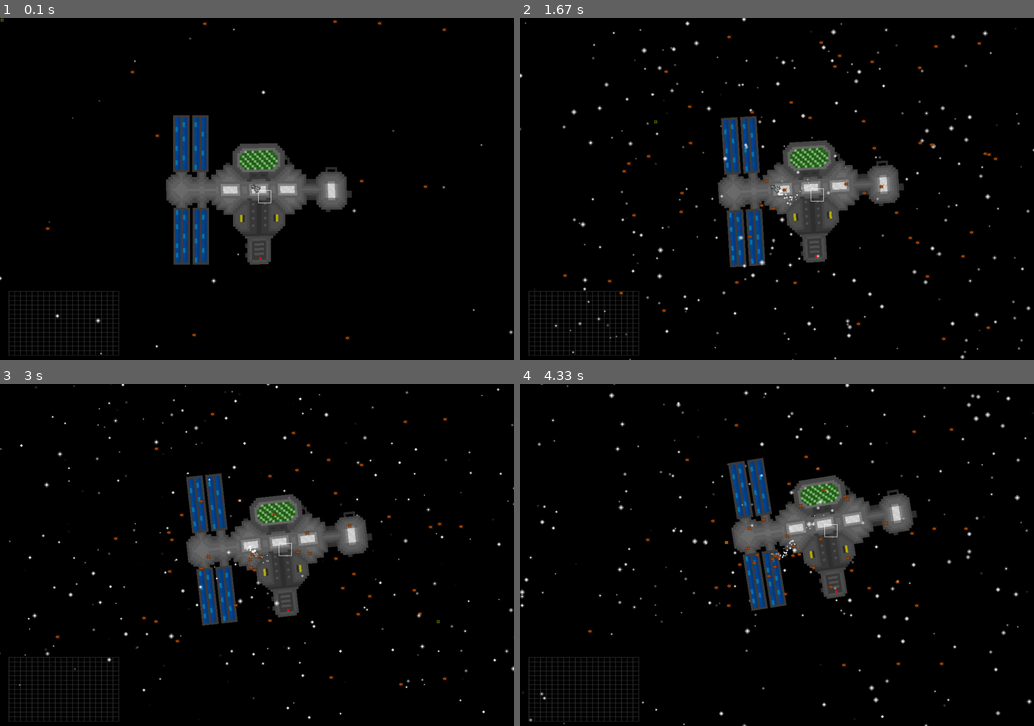
Above: before the commit, frames 1-4 (two rows, left to right).
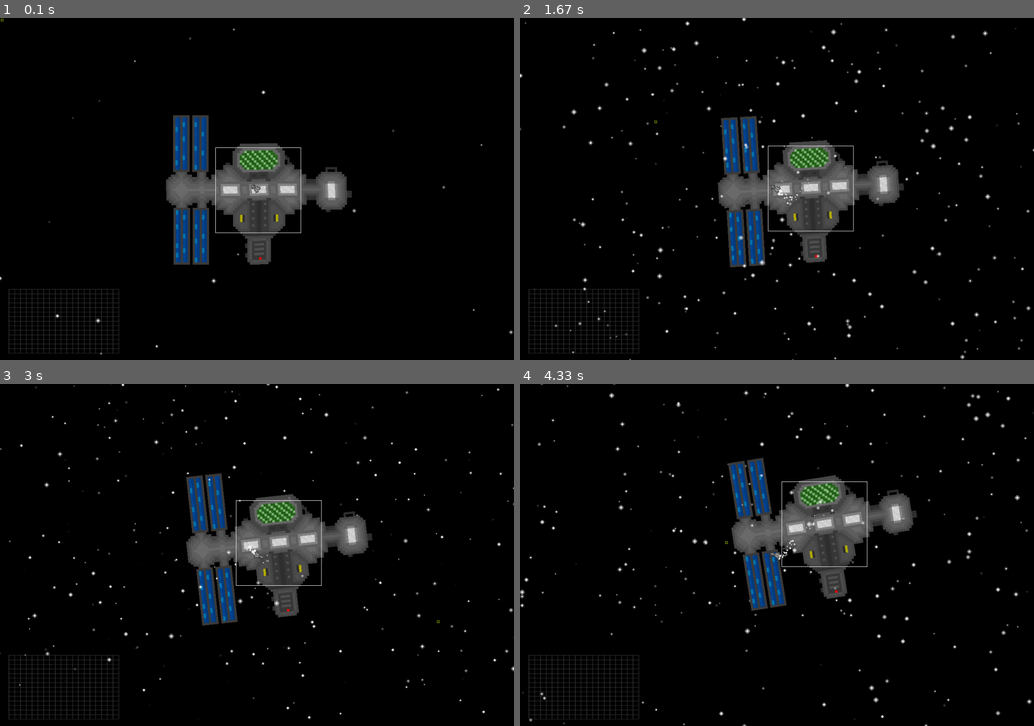
Above: after the commit, the same moments.

Repository: ztdnzunYT/Capstone-Project-2024
Game: pygame game, started from xzplore/xzplore.py
The game is run twice, just before and just after one commit, with the same random seed, the same clock (stepped at 60 frames per second) and the same inputs.
Inputs (mouse positions are in pixels of both pictures, inside the frame that each line leads up to):
- Up to frame 1 (0.1 s): no input
- Up to frame 2 (1.67 s): move the mouse to (756, 202) at 0.37 s; move the mouse to (617, 271) at 0.87 s; move the mouse to (653, 120) at 1.2 s
- Up to frame 3 (3 s): move the mouse to (452, 684) at 1.7 s; move the mouse to (61, 479) at 2.27 s; move the mouse to (436, 623) at 2.6 s
- Up to frame 4 (4.33 s): move the mouse to (633, 592) at 3.03 s; move the mouse to (622, 681) at 3.43 s; move the mouse to (725, 541) at 4.1 s

The runs differ from the first frame. In frame 1, 0.8% of the frame differs, in the area x 1-87%, y 0-99%; in frame 2, 1.1%, in the area x 1-93%, y 5-99%; in frame 3, 1.1%; in frame 4, 1.1%.

Commit message:
Add files via upload

Diff:
--- a/xzplore/xzplore.py
+++ b/xzplore/xzplore.py
@@ -14,6 +14,7 @@
 screen = pygame.display.set_mode((SCREEN_WIDTH,SCREEN_HEIGHT),vsync=False)
 pygame.mouse.set_visible(False)
 Clock = pygame.time.Clock()
+Game_State = "Space"
 
 class World_pos():
     world_startX = SCREEN_WIDTH/2
@@ -57,7 +58,7 @@
         self.x = x
         self.y = y
         self.size = size
-        self.surface = pygame.surface.Surface((self.size,self.size),pygame.SRCALPHA)
+        self.surface = pygame.Surface((self.size,self.size),pygame.SRCALPHA)
         self.surface.set_alpha(0)
         self.original_image = image
         self.image = pygame.transform.smoothscale(pygame.image.load(image).convert_alpha(),(self.size,self.size))
@@ -185,6 +186,7 @@
         self.x += dx
         self.y +=dy
 
+
     def spin(self):
         self.angle +=1
         angle = math.radians(self.angle)
@@ -193,7 +195,7 @@
 
     def draw(self):
         screen.blit(self.rot_surf,self.rect)
-        pygame.draw.rect(screen,(255,255,255),(self.x,self.y,30,30),1)
+        pygame.draw.rect(screen,(255,255,255),(self.x-100,self.y-100,200,200),1)
 
 class Rocket_smoke():
 
@@ -447,6 +449,21 @@
         self.x += World_pos.direction(spaceship,World_pos.dir_offset)[0]
         self.y += World_pos.direction(spaceship,World_pos.dir_offset)[1]
 
+class Transition_screen():
+    def __init__(self,x,y,color):
+        self.x = x
+        self.y = y
+        self.color = color
+        self.transparecy = 200
+        self.surface = pygame.Surface((SCREEN_WIDTH,SCREEN_HEIGHT),pygame.SRCALPHA)
+        self.rect = self.surface.get_rect(center=(0,0))
+
+
+    def update(self):
+        screen.blit(self.surface,(0,0))
+        pygame.draw.rect(self.surface,(*self.color,self.transparecy),(0,0,SCREEN_WIDTH,SCREEN_HEIGHT))
+
+
 planet = Planet((3000,-1000),os.path.join("assets","desert_planet.png"),1500,(0,223,135),720/2,20)
 crosshair = Crosshair(0,0,30,os.path.join("assets","crosshair.png"))
 spaceship = Spaceship(os.path.join("assets","spaceship.png"),SCREEN_WIDTH/2,SCREEN_HEIGHT/2,55)
@@ -457,6 +474,7 @@
 foreground_stars = []
 background_stars = []
 parasites = []
+transition_screen = Transition_screen(0,0,(0,0,0))
 
 grid = pygame.transform.smoothscale(pygame.image.load(os.path.join("assets","grid.png")).convert_alpha(),(270,160))
 grid.set_alpha(70)
@@ -468,83 +486,87 @@
     screen.fill(BLACK)
     mouse_pos = pygame.mouse.get_pos()
 
-    if len(background_stars) < 150:
-        background_stars.append(Star(random.randint(-25,SCREEN_WIDTH),random.randint(-25,SCREEN_HEIGHT),25,random.uniform(0,4),120,random.uniform(0.1,1),random.uniform(-.002,.002)))
-
-    for star in background_stars:
-        star.draw()
-        star.reposition(random.randint(100,200),random.randint(10,95))
-
-    #circle.draw()
-    planet.draw()
-    planet.update()
-
-    space_station.draw()
-    space_station.update(World_pos.dir_offset)
-    space_station.spin()
-
-    smoke_particles.append(Rocket_smoke(spaceship.rect.center[0],spaceship.rect.center[1]))
-
-    for particle in smoke_particles[:]:
-        particle.draw()
-        particle.update()
-        particle.direction(World_pos.dir_offset,mouse_pos)
-        if particle.size <= 0 or particle.lifetime <= 0:
-            smoke_particles.remove(particle)
-
-    Projectile.projectile_delay +=1
-
-    if Projectile.projectile_delay > 20:
-        if pygame.mouse.get_pressed()[2]:
-            for projectile_num in range(2):
-                projectiles.append(Projectile(spaceship.position,25,4.5,random.uniform(-.03,.03),(255,231,0),100))
-            Projectile.projectile_delay = 0
-
-    for projectile in projectiles[:]:
-        projectile.draw()
-        projectile.update()
-        if projectile.x > SCREEN_WIDTH +30 or projectile.x < -30:
-            projectiles.remove(projectile)
-        elif projectile.y > SCREEN_HEIGHT +30 or projectile.y < -30:
-            projectiles.remove(projectile)
-
-    spaceship.update()
-    spaceship.point_towards(mouse_pos)
-    spaceship.move(mouse_pos)
-
-    if len(parasites) < 50: #50
-        parasites.append(Parasite(random.randint(0,SCREEN_WIDTH),random.randint(0,SCREEN_HEIGHT),os.path.join("assets","parasite1.png"),15,random.uniform(1,10)))
-    for parasite in parasites:
-        parasite.update(World_pos.dir_offset)
-        for projectile in projectiles:
-            if pygame.Rect.colliderect(parasite.rect,projectile.rect):
-                for explosion_particle_num in range(random.randint(5,7)):
-                    explosion_praticles.append(Explosion_particles((parasite.x,parasite.y),random.uniform(1,3),70,[random.uniform(-0.5,0.5),random.uniform(-0.3,0.3)]))
-                try:
-                    projectiles.remove(projectile)
-                    parasites.remove(parasite)
-                except:
-                    pass
-
-    for explosion in explosion_praticles:
-        explosion.draw_explosion()
-        explosion.update()
-
-    if len(foreground_stars) < 150:
-        foreground_stars.append(Star(random.randint(-25,SCREEN_WIDTH),random.randint(-25,SCREEN_HEIGHT),25,random.uniform(0,4),120,random.uniform(5,15)/10,random.uniform(-.002,.002)))
-
-    for star in foreground_stars:
-        star.draw()
-        star.reposition(random.randint(100,200),random.randint(10,90))
-
-    if pygame.Rect.colliderect(spaceship.rect,space_station.rect):
-        #print("touching space station")
-        pass
-
-    screen.blit(grid,(15,SCREEN_HEIGHT-165))
-    crosshair.draw()
-    crosshair.update(pygame.mouse.get_pos())
-
+    if Game_State == "Space":
+
+
+        if len(background_stars) < 150:
+            background_stars.append(Star(random.randint(-25,SCREEN_WIDTH),random.randint(-25,SCREEN_HEIGHT),25,random.uniform(0,4),120,random.uniform(0.1,1),random.uniform(-.002,.002)))
+
+        for star in background_stars:
+            star.draw()
+            star.reposition(random.randint(100,200),random.randint(10,95))
+
+        #circle.draw()
+        planet.draw()
+        planet.update()
+
+        space_station.draw()
+        space_station.update(World_pos.dir_offset)
+        space_station.spin()
+
+        smoke_particles.append(Rocket_smoke(spaceship.rect.center[0],spaceship.rect.center[1]))
+
+        for particle in smoke_particles[:]:
+            particle.draw()
+            particle.update()
+            particle.direction(World_pos.dir_offset,mouse_pos)
+            if particle.size <= 0 or particle.lifetime <= 0:
+                smoke_particles.remove(particle)
+
+        Projectile.projectile_delay +=1
+
+        if Projectile.projectile_delay > 20:
+            if pygame.mouse.get_pressed()[2]:
+                for projectile_num in range(2):
+                    projectiles.append(Projectile(spaceship.position,25,4.5,random.uniform(-.03,.03),(255,231,0),100))
+                Projectile.projectile_delay = 0
+
+        for projectile in projectiles[:]:
+            projectile.draw()
+            projectile.update()
+            if projectile.x > SCREEN_WIDTH +30 or projectile.x < -30:
+                projectiles.remove(projectile)
+            elif projectile.y > SCREEN_HEIGHT +30 or projectile.y < -30:
+                projectiles.remove(projectile)
+
+        spaceship.update()
+        spaceship.point_towards(mouse_pos)
+        spaceship.move(mouse_pos)
+
+        if len(parasites) < 0: #50
+            parasites.append(Parasite(random.randint(0,SCREEN_WIDTH),random.randint(0,SCREEN_HEIGHT),os.path.join("assets","parasite1.png"),15,random.uniform(1,10)))
+        for parasite in parasites:
+            parasite.update(World_pos.dir_offset)
+            for projectile in projectiles:
+                if pygame.Rect.colliderect(parasite.rect,projectile.rect):
+                    for explosion_particle_num in range(random.randint(5,7)):
+                        explosion_praticles.append(Explosion_particles((parasite.x,parasite.y),random.uniform(1,3),70,[random.uniform(-0.5,0.5),random.uniform(-0.3,0.3)]))
+                    try:
+                        projectiles.remove(projectile)
+                        parasites.remove(parasite)
+                    except:
+                        pass
+
+        for explosion in explosion_praticles:
+            explosion.draw_explosion()
+            explosion.update()
+
+        if len(foreground_stars) < 150:
+            foreground_stars.append(Star(random.randint(-25,SCREEN_WIDTH),random.randint(-25,SCREEN_HEIGHT),25,random.uniform(0,4),120,random.uniform(5,15)/10,random.uniform(-.002,.002)))
+
+        for star in foreground_stars:
+            star.draw()
+            star.reposition(random.randint(100,200),random.randint(10,90))
+
+        if pygame.Rect.colliderect(spaceship.rect,space_station.rect):
+            #print("touching space station")
+            pass
+
+        screen.blit(grid,(15,SCREEN_HEIGHT-170))
+        crosshair.draw()
+        crosshair.update(pygame.mouse.get_pos())
+
+    #transition_screen.update()
 
     Clock.tick(FPS)
     pygame.display.flip()
